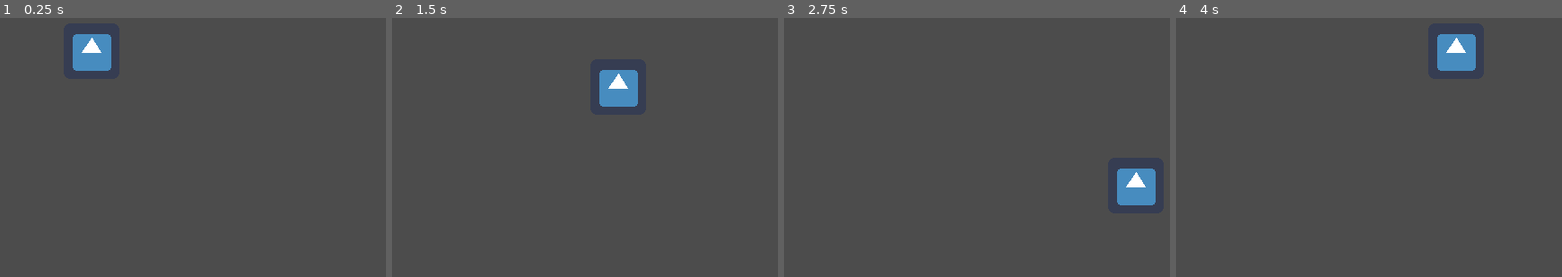
Above: before the commit, frames 1-4 (left to right).
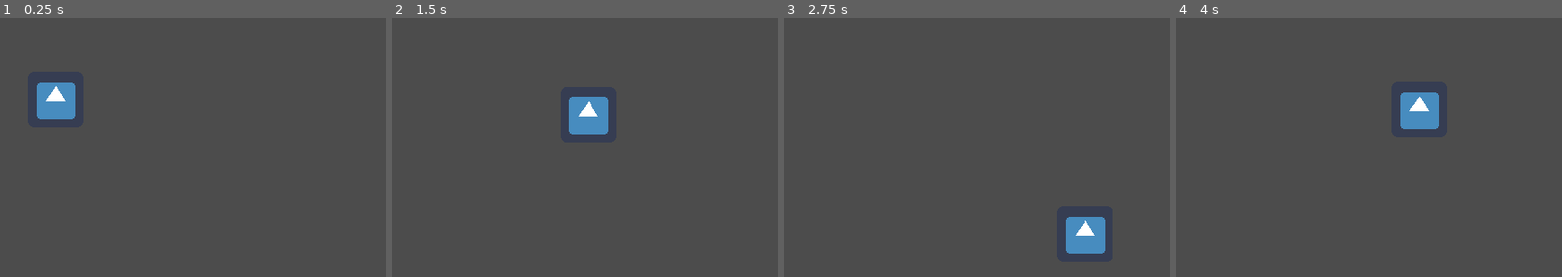
Above: after the commit, the same moments.

Repository: DemonicBenefactor/Winter
Game: Godot game, scene res://World.tscn
Two runs of this game, one before a commit and one after it. Both use one fixed random seed, a clock stepped at 60 frames per second and the inputs below. The engine's default icon, where the game draws it, is replaced by a stand-in: a white triangle on a blue panel in a dark square.
Inputs:
- Up to frame 1 (0.25 s): no input
- Up to frame 2 (1.5 s): tap Enter at 0.5 s; hold Right (ui_right) 0.53-1.28 s; hold Down (ui_down) from 1.28 s (still down)
- Up to frame 3 (2.75 s): release Down (ui_down) at 2.03 s; hold Right (ui_right) from 2.03 s (still down)
- Up to frame 4 (4 s): release Right (ui_right) at 2.78 s; hold Up (ui_up) 2.78-3.53 s; hold Left (ui_left) from 3.53 s (still down)

The runs differ from the first frame. In frame 1, 2.8% of the frame differs, in the area x 9-29%, y 6-40%; in frame 2, 2.7%; in frame 3, 2.8%, in the area x 73-97%, y 58-92%; in frame 4, 2.8%.

Commit message:
modified:   World.tscn 	new file:   scenes/Player.tscn 	modified:   source/Player.gd

Diff:
--- a/World.tscn
+++ b/World.tscn
@@ -1,17 +1,17 @@
-[gd_scene load_steps=3 format=2]
+[gd_scene load_steps=2 format=2]
 
-[ext_resource path="res://images/icon.png" type="Texture" id=1]
-[ext_resource path="res://source/Player.gd" type="Script" id=2]
+[ext_resource path="res://scenes/Player.tscn" type="PackedScene" id=1]
 
 [node name="World" type="Node2D"]
 
-[node name="Player" type="KinematicBody2D" parent="."]
-position = Vector2( 156, 92.5 )
-script = ExtResource( 2 )
+[node name="Player" parent="." instance=ExtResource( 1 )]
+position = Vector2( 136, 119.5 )
+
+[node name="StaticBody2D" type="StaticBody2D" parent="."]
+position = Vector2( 0, 2.496 )
 __meta__ = {
-"_edit_group_": true
+"_edit_lock_": true
 }
 
-[node name="Sprite" type="Sprite" parent="Player"]
-scale = Vector2( 0.484375, 0.484375 )
-texture = ExtResource( 1 )
+[node name="CollisionPolygon2D" type="CollisionPolygon2D" parent="StaticBody2D"]
+polygon = PoolVector2Array( 0, 0, 32, 0, 40, 40, 32, 112, 48, 136, 40, 176, 48, 224, 80, 216, 136, 224, 240, 208, 288, 224, 304, 192, 288, 128, 280, 56, 296, 32, 280, 16, 200, 16, 112, 32, 72, 16, 40, 37.504, 40, -2.496, 320, 0, 320, 240, 0, 240 )
--- /dev/null
+++ b/scenes/Player.tscn
@@ -0,0 +1,22 @@
+[gd_scene load_steps=4 format=2]
+
+[ext_resource path="res://source/Player.gd" type="Script" id=1]
+[ext_resource path="res://images/icon.png" type="Texture" id=2]
+
+[sub_resource type="CapsuleShape2D" id=1]
+radius = 11.0463
+height = 3.77545
+
+[node name="Player" type="KinematicBody2D"]
+script = ExtResource( 1 )
+__meta__ = {
+"_edit_group_": true
+}
+
+[node name="Sprite" type="Sprite" parent="."]
+scale = Vector2( 0.484375, 0.484375 )
+texture = ExtResource( 2 )
+
+[node name="CollisionShape2D" type="CollisionShape2D" parent="."]
+position = Vector2( 0, 2.496 )
+shape = SubResource( 1 )
--- a/source/Player.gd
+++ b/source/Player.gd
@@ -1,6 +1,9 @@
 extends KinematicBody2D
 
-var MAX_SPEED = 100
+const MAX_SPEED = 100
+const ACCELERATION = 550
+const DECELERATION = 600
+
 var velocity = Vector2.ZERO
 var inputVector = Vector2.ZERO
 
@@ -10,10 +13,12 @@
 func _physics_process(delta):
 	inputVector.y = Input.get_action_strength("ui_down") - Input.get_action_strength("ui_up")
 	inputVector.x = Input.get_action_strength("ui_right") - Input.get_action_strength("ui_left")
+	inputVector = inputVector.normalized()
 
 	if inputVector != Vector2.ZERO:
-		velocity = inputVector
+		velocity = velocity.move_toward(inputVector * MAX_SPEED, ACCELERATION * delta)
+
 	else:
-		velocity = Vector2.ZERO
+		velocity = velocity.move_toward(Vector2.ZERO, DECELERATION * delta)
 
-	move_and_collide(velocity * delta * MAX_SPEED)
+	velocity = move_and_slide(velocity)
